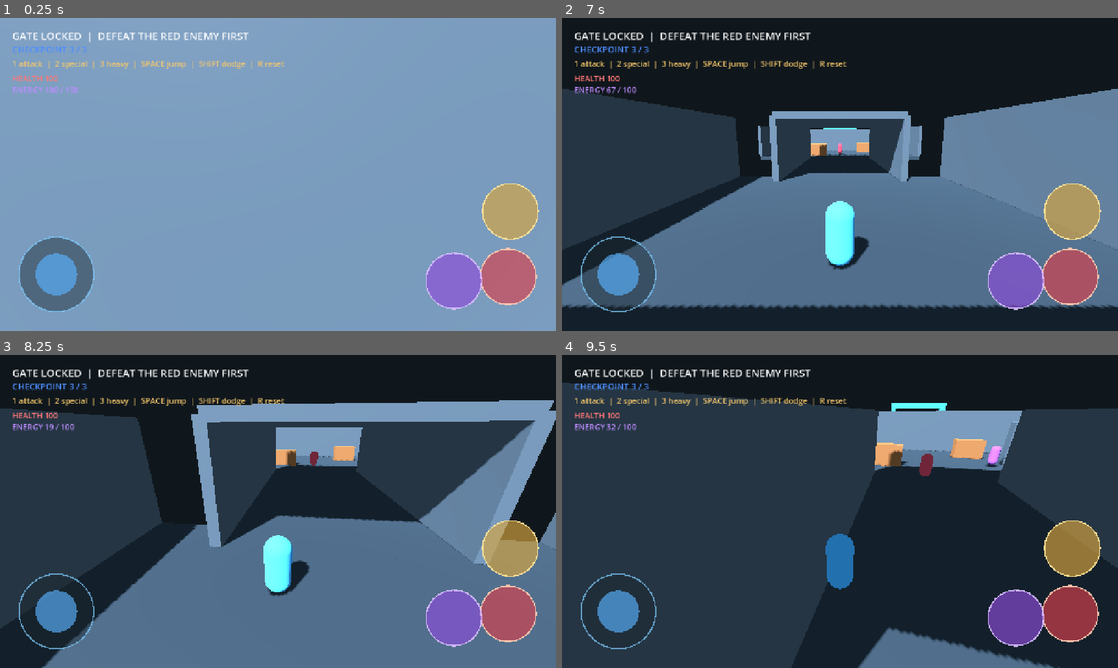
Above: before the commit, frames 1-4 (two rows, left to right).
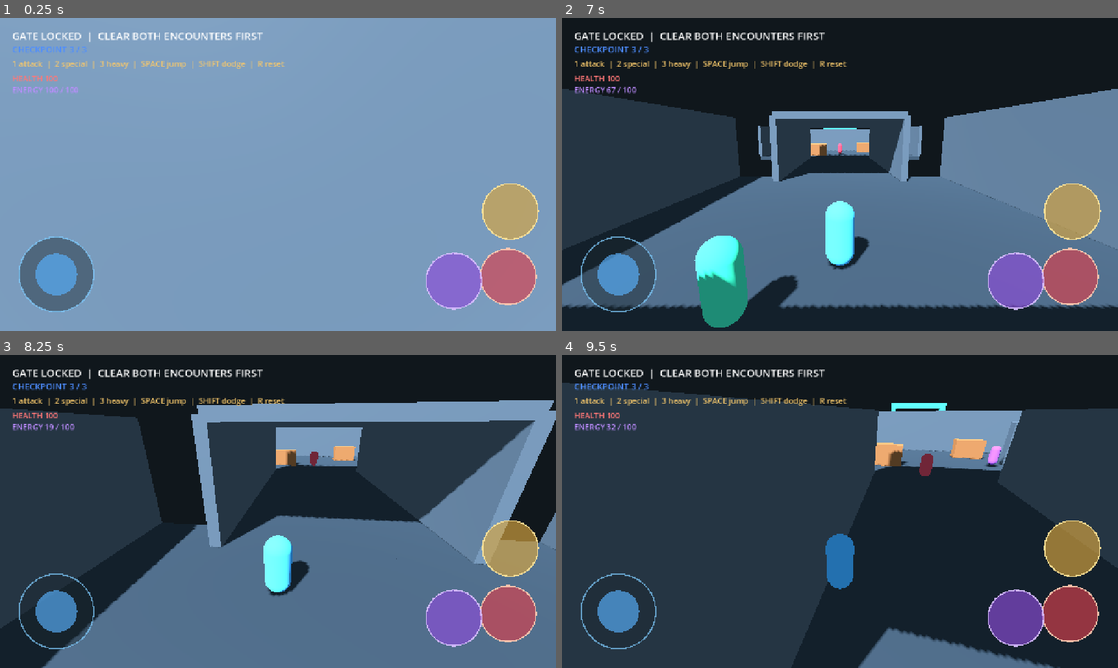
Above: after the commit, the same moments.

Repository: DJ5harma/hellscape
Game: Godot game, scene res://main.tscn
Same seed, same stepped clock (60 frames per second), same inputs: the game is played once before the commit and once after it.
Inputs (mouse positions are in pixels of both pictures, inside the frame that each line leads up to):
- Up to frame 1 (0.25 s): no input
- Up to frame 2 (7 s): tap Enter at 0.5 s; move the mouse to (867, 174) at 0.52 s; hold Up (ui_up) 0.53-5.78 s; tap 1 at 0.6, 3.05, 3.6, 6.05 s; tap Space at 0.77, 1.52, 3.02, 3.77, 4.52, 6.02, 6.77 s; tap 2 at 0.8, 1.35, 3.8, 4.35, 6.8 s; move the mouse to (812, 174) at 1.27 s; tap 3 at 1.55, 2.1, 4.55, 5.1 s; move the mouse to (851, 168) at 2.02 s; tap Shift at 2.3, 2.85, 5.3, 5.85 s; move the mouse to (834, 180) at 2.77 s; move the mouse to (878, 177) at 3.52 s; move the mouse to (795, 171) at 4.27 s; move the mouse to (845, 174) at 5.02 s; move the mouse to (817, 168) at 5.77 s; hold Right (ui_right) 5.78-6.53 s; move the mouse to (867, 174) at 6.52 s; hold Up (ui_up) from 6.53 s (still down); tap R at 6.6 s
- Up to frame 3 (8.25 s): keep holding Up (ui_up); move the mouse to (250, 511) at 7.27 s; tap 1 at 7.35 s; tap Space at 7.52 s; tap 3 at 7.55 s; move the mouse to (289, 505) at 8.02 s; tap 2 at 8.1 s
- Up to frame 4 (9.5 s): tap Shift at 8.3 s; move the mouse to (834, 517) at 8.77 s; release Up (ui_up) at 8.78 s; hold Left (ui_left) from 8.78 s (still down); tap 3 at 8.85 s; tap Space at 9.02 s; tap 1 at 9.05 s

The runs differ from the first frame. In frame 1, 0.4% of the frame differs, in the area x 17-48%, y 4-8%; in frame 2, 3.3%, in the area x 17-48%, y 4-99%; in frame 3, 0.5%; in frame 4, 0.5%.

Commit message:
player ai multiplayer support

Diff:
--- /dev/null
+++ b/ally.gd
@@ -0,0 +1,36 @@
+extends CharacterBody3D
+
+var target: CharacterBody3D
+var attack_cooldown := 0.0
+var visual: MeshInstance3D
+
+func _ready() -> void:
+	visual = get_node_or_null("MeshInstance3D")
+
+func _physics_process(delta: float) -> void:
+	if not is_instance_valid(target):
+		return
+	attack_cooldown = maxf(attack_cooldown - delta, 0.0)
+	var follow_position := target.global_position + Vector3(-2.0, 0.0, 2.0)
+	var offset := follow_position - global_position
+	offset.y = 0.0
+	if offset.length() > 1.5:
+		velocity = offset.normalized() * 4.0
+	else:
+		velocity = Vector3.ZERO
+	var nearest_enemy: Node3D
+	var nearest_distance := 9.0
+	for enemy in get_tree().get_nodes_in_group("enemies"):
+		if is_instance_valid(enemy):
+			var distance := global_position.distance_to(enemy.global_position)
+			if distance < nearest_distance:
+				nearest_enemy = enemy
+				nearest_distance = distance
+	if nearest_enemy and attack_cooldown == 0.0:
+		nearest_enemy.take_damage(1)
+		attack_cooldown = 1.2
+		if is_instance_valid(visual):
+			var tween := create_tween()
+			tween.tween_property(visual, "scale", Vector3(1.25, 1.25, 1.25), 0.08)
+			tween.tween_property(visual, "scale", Vector3.ONE, 0.12)
+	move_and_slide()
--- a/enemy.gd
+++ b/enemy.gd
@@ -3,12 +3,19 @@
 var target: CharacterBody3D
 var health := 3
 var attack_cooldown := 0.0
+var attack_windup := 0.0
+var attack_pending := false
 var speed := 2.3
+var visual: MeshInstance3D
+
+func _ready() -> void:
+	visual = get_node_or_null("MeshInstance3D")
 
 func _physics_process(delta: float) -> void:
 	if not is_instance_valid(target):
 		return
 	attack_cooldown = maxf(attack_cooldown - delta, 0.0)
+	attack_windup = maxf(attack_windup - delta, 0.0)
 	var offset := target.global_position - global_position
 	offset.y = 0.0
 	if target.is_attacking and offset.length() < 3.0 and attack_cooldown == 0.0:
@@ -20,13 +27,29 @@
 		look_at(global_position + Vector3(offset.x, 0.0, offset.z), Vector3.UP)
 	else:
 		velocity = Vector3.ZERO
-		if attack_cooldown == 0.0:
+		if attack_windup > 0.0:
+			move_and_slide()
+			return
+		if attack_pending:
+			attack_pending = false
 			target.take_damage(10)
+			if is_instance_valid(visual):
+				visual.modulate = Color.WHITE
+		elif attack_cooldown == 0.0:
+			attack_windup = 0.25
+			attack_pending = true
 			attack_cooldown = 1.0
+			if is_instance_valid(visual):
+				visual.modulate = Color("#ffdf62")
 	move_and_slide()
 
 func take_damage(amount: int) -> void:
 	health -= amount
+	get_parent().play_feedback(220.0, 0.08)
+	if is_instance_valid(visual):
+		visual.modulate = Color.WHITE
+		var tween := create_tween()
+		tween.tween_property(visual, "modulate", Color("#d84c5c"), 0.18)
 	if health <= 0:
 		get_parent().enemy_defeated()
 		queue_free()
--- a/main.gd
+++ b/main.gd
@@ -3,15 +3,18 @@
 const PLAYER_SCRIPT := preload("res://player.gd")
 const ENEMY_SCRIPT := preload("res://enemy.gd")
 const RANGED_ENEMY_SCRIPT := preload("res://ranged_enemy.gd")
+const ALLY_SCRIPT := preload("res://ally.gd")
 const MOBILE_CONTROLS_SCRIPT := preload("res://mobile_controls.gd")
 
 var status_label: Label
 var checkpoint_label: Label
 var health_label: Label
 var energy_label: Label
+var completion_label: Label
 var checkpoint := 0
 var encounter_complete := false
 var player: CharacterBody3D
+var encounter_stage := 1
 var remaining_enemies := 2
 
 var colors := {
@@ -27,6 +30,7 @@
 	_build_lighting()
 	_build_level()
 	_build_player()
+	_build_ally()
 	_build_enemy()
 	_build_ranged_enemy()
 	_build_hud()
@@ -88,11 +92,18 @@
 	add_box("ExitGateRight", Vector3(4.5, 3, -54), Vector3(1, 6, 1), colors.objective)
 	add_box("ExitGateTop", Vector3(0, 6, -54), Vector3(10, 1, 1), colors.objective)
 	add_box("LockedGate", Vector3(0, 2.5, -50), Vector3(8, 5, 0.5), colors.hazard)
+	add_box("SecondFloor", Vector3(0, -0.25, -66), Vector3(18, 0.5, 22), colors.floor)
+	add_box("SecondLeftWall", Vector3(-9, 2.5, -66), Vector3(0.5, 5, 22), colors.wall)
+	add_box("SecondRightWall", Vector3(9, 2.5, -66), Vector3(0.5, 5, 22), colors.wall)
+	add_box("SecondFarWall", Vector3(0, 2.5, -77), Vector3(18, 5, 0.5), colors.wall)
+	add_box("SecondCoverA", Vector3(-5, 1, -62), Vector3(3, 2, 1.5), colors.cover)
+	add_box("SecondCoverB", Vector3(5, 1, -70), Vector3(3, 2, 1.5), colors.cover)
+	add_box("FinalGate", Vector3(0, 2.5, -73), Vector3(8, 5, 0.5), colors.hazard)
 
 	_add_checkpoint(Vector3(0, 0.2, -8), 1)
 	_add_checkpoint(Vector3(0, 0.2, -25), 2)
 	_add_checkpoint(Vector3(0, 0.2, -45), 3)
-	_add_exit_trigger(Vector3(0, 1.5, -53))
+	_add_exit_trigger(Vector3(0, 1.5, -78))
 
 func add_box(box_name: String, position: Vector3, size: Vector3, color: Color) -> void:
 	var body := StaticBody3D.new()
@@ -137,9 +148,35 @@
 	add_child(player)
 
 func _build_enemy() -> void:
+	_spawn_melee_enemy("TrainingEnemy", Vector3(0, 1.1, -31))
+
+func _build_ally() -> void:
+	var ally := CharacterBody3D.new()
+	ally.name = "Companion"
+	ally.position = Vector3(-2.0, 1.1, 5.5)
+	ally.set_script(ALLY_SCRIPT)
+	ally.target = player
+	var mesh_instance := MeshInstance3D.new()
+	var capsule_mesh := CapsuleMesh.new()
+	capsule_mesh.height = 1.6
+	capsule_mesh.radius = 0.35
+	mesh_instance.mesh = capsule_mesh
+	var material := StandardMaterial3D.new()
+	material.albedo_color = Color("#4de0aa")
+	capsule_mesh.material = material
+	ally.add_child(mesh_instance)
+	var collision := CollisionShape3D.new()
+	var capsule_shape := CapsuleShape3D.new()
+	capsule_shape.height = 1.6
+	capsule_shape.radius = 0.35
+	collision.shape = capsule_shape
+	ally.add_child(collision)
+	add_child(ally)
+
+func _spawn_melee_enemy(enemy_name: String, spawn_position: Vector3) -> void:
 	var enemy := CharacterBody3D.new()
-	enemy.name = "TrainingEnemy"
-	enemy.position = Vector3(0, 1.1, -31)
+	enemy.name = enemy_name
+	enemy.position = spawn_position
 	enemy.set_script(ENEMY_SCRIPT)
 	enemy.target = player
 	enemy.add_to_group("enemies")
@@ -161,9 +198,12 @@
 	add_child(enemy)
 
 func _build_ranged_enemy() -> void:
+	_spawn_ranged_enemy("RangedEnemy", Vector3(8, 1.1, -35))
+
+func _spawn_ranged_enemy(enemy_name: String, spawn_position: Vector3) -> void:
 	var enemy := CharacterBody3D.new()
-	enemy.name = "RangedEnemy"
-	enemy.position = Vector3(8, 1.1, -35)
+	enemy.name = enemy_name
+	enemy.position = spawn_position
 	enemy.set_script(RANGED_ENEMY_SCRIPT)
 	enemy.target = player
 	enemy.add_to_group("enemies")
@@ -220,7 +260,7 @@
 	checkpoint_label.position = Vector2(28, 58)
 	checkpoint_label.add_theme_color_override("font_color", colors.checkpoint)
 	checkpoint_label.add_theme_font_size_override("font_size", 20)
-	checkpoint_label.text = "CHECKPOINT 0 / 3"
+	checkpoint_label.text = "CHECKPOINT 0 / 4"
 	layer.add_child(checkpoint_label)
 	var help_label := Label.new()
 	help_label.position = Vector2(28, 92)
@@ -238,6 +278,13 @@
 	energy_label.add_theme_color_override("font_color", Color("#bd8cff"))
 	energy_label.add_theme_font_size_override("font_size", 18)
 	layer.add_child(energy_label)
+	completion_label = Label.new()
+	completion_label.position = Vector2(420, 300)
+	completion_label.add_theme_font_size_override("font_size", 38)
+	completion_label.add_theme_color_override("font_color", colors.objective)
+	completion_label.text = "LEVEL COMPLETE\nPress R to replay"
+	completion_label.visible = false
+	layer.add_child(completion_label)
 
 func _build_mobile_controls() -> void:
 	var layer := CanvasLayer.new()
@@ -264,17 +311,51 @@
 	if encounter_complete:
 		status_label.text = "EXTRACTION REACHED  |  GRAYBOX COMPLETE"
 		status_label.add_theme_color_override("font_color", colors.objective)
+		completion_label.visible = true
 	else:
-		status_label.text = "GATE LOCKED  |  DEFEAT THE RED ENEMY FIRST"
+		status_label.text = "GATE LOCKED  |  CLEAR BOTH ENCOUNTERS FIRST"
 
 func enemy_defeated() -> void:
 	remaining_enemies -= 1
-	if remaining_enemies <= 0:
-		encounter_complete = true
-		status_label.text = "AREA CLEAR  |  EXTRACTION GATE UNLOCKED"
-		status_label.add_theme_color_override("font_color", colors.objective)
+	if remaining_enemies > 0:
+		status_label.text = "ENEMY DEFEATED  |  %d REMAINING" % remaining_enemies
+		return
+	if encounter_stage == 1:
+		encounter_stage = 2
+		remaining_enemies = 2
+		checkpoint = 4
+		player.respawn_position = Vector3(0, 1.1, -56)
+		checkpoint_label.text = "CHECKPOINT 4 / 4"
+		status_label.text = "FIRST AREA CLEAR  |  SECOND ENCOUNTER STARTING"
 		var locked_gate := get_node_or_null("LockedGate")
 		if locked_gate:
 			locked_gate.queue_free()
-	else:
-		status_label.text = "ENEMY DEFEATED  |  %d REMAINING" % remaining_enemies
+		_spawn_melee_enemy("SecondMelee", Vector3(-4, 1.1, -66))
+		_spawn_ranged_enemy("SecondRanged", Vector3(5, 1.1, -70))
+	elif encounter_stage == 2:
+		encounter_complete = true
+		status_label.text = "ALL AREAS CLEAR  |  FINAL GATE UNLOCKED"
+		status_label.add_theme_color_override("font_color", colors.objective)
+		var final_gate := get_node_or_null("FinalGate")
+		if final_gate:
+			final_gate.queue_free()
+
+func play_feedback(frequency: float, duration: float) -> void:
+	var stream := AudioStreamWAV.new()
+	stream.format = AudioStreamWAV.FORMAT_16_BITS
+	stream.mix_rate = 22050
+	stream.stereo = false
+	var samples := PackedByteArray()
+	var sample_count := int(stream.mix_rate * duration)
+	for index in sample_count:
+		var envelope := 1.0 - (float(index) / float(sample_count))
+		var sample := int(sin(float(index) * TAU * frequency / stream.mix_rate) * 11000.0 * envelope)
+		samples.append(sample & 255)
+		samples.append((sample >> 8) & 255)
+	stream.data = samples
+	var player_audio := AudioStreamPlayer.new()
+	player_audio.stream = stream
+	player_audio.volume_db = -12.0
+	add_child(player_audio)
+	player_audio.finished.connect(player_audio.queue_free)
+	player_audio.play()
--- a/player.gd
+++ b/player.gd
@@ -8,6 +8,7 @@
 
 var camera_pivot: Node3D
 var camera: Camera3D
+var visual: MeshInstance3D
 var yaw := 0.0
 var pitch := -0.22
 var health := 100
@@ -31,6 +32,7 @@
 	camera_pivot.add_child(camera)
 	camera.current = true
 	respawn_position = global_position
+	visual = get_node_or_null("MeshInstance3D")
 
 func _unhandled_input(event: InputEvent) -> void:
 	if event is InputEventMouseMotion and Input.mouse_mode == Input.MOUSE_MODE_CAPTURED:
@@ -43,8 +45,7 @@
 	elif event is InputEventMouseButton and event.pressed:
 		Input.mouse_mode = Input.MOUSE_MODE_CAPTURED
 	elif event is InputEventKey and event.pressed and event.keycode == KEY_1:
-		attack_timer = 0.25
-		is_attacking = true
+		basic_attack()
 	elif event is InputEventKey and event.pressed and event.keycode == KEY_2:
 		use_special()
 	elif event is InputEventKey and event.pressed and event.keycode == KEY_3:
@@ -66,13 +67,18 @@
 	camera_pivot.rotation.x = pitch
 
 func mobile_attack() -> void:
+	basic_attack()
+
+func basic_attack() -> void:
 	attack_timer = 0.25
 	is_attacking = true
+	_play_action_animation(Color("#8ed8ff"), 1.2)
 
 func use_special() -> void:
 	if energy < 35.0:
 		return
 	energy -= 35.0
+	_play_action_animation(Color("#cf9aff"), 1.35)
 	for enemy in get_tree().get_nodes_in_group("enemies"):
 		if is_instance_valid(enemy) and global_position.distance_to(enemy.global_position) < 5.0:
 			enemy.take_damage(2)
@@ -83,6 +89,7 @@
 	energy -= 60.0
 	attack_timer = 0.4
 	is_attacking = true
+	_play_action_animation(Color("#ffd36b"), 1.5)
 	for enemy in get_tree().get_nodes_in_group("enemies"):
 		if is_instance_valid(enemy) and global_position.distance_to(enemy.global_position) < 7.0:
 			enemy.take_damage(3)
@@ -101,6 +108,17 @@
 	if mobile_move.length() > 0.05:
 		dodge_direction = (transform.basis * Vector3(mobile_move.x, 0.0, mobile_move.y)).normalized()
 	velocity = dodge_direction * 13.0
+	_play_action_animation(Color("#fff0a1"), 0.8)
+
+func _play_action_animation(action_color: Color, scale_amount: float) -> void:
+	if not is_instance_valid(visual):
+		return
+	visual.modulate = action_color
+	var tween := create_tween()
+	tween.set_parallel(true)
+	tween.tween_property(visual, "scale", Vector3(scale_amount, 2.0 - scale_amount * 0.4, scale_amount), 0.08)
+	tween.tween_property(visual, "modulate", Color.WHITE, 0.22)
+	tween.chain().tween_property(visual, "scale", Vector3.ONE, 0.12)
 
 func mobile_special() -> void:
 	use_special()
@@ -146,6 +164,8 @@
 func take_damage(amount: int) -> void:
 	if invulnerability_timer > 0.0:
 		return
+	get_parent().play_feedback(110.0, 0.12)
+	_play_action_animation(Color("#ff6464"), 0.85)
 	health -= amount
 	if health <= 0:
 		global_position = respawn_position
--- a/ranged_enemy.gd
+++ b/ranged_enemy.gd
@@ -6,6 +6,10 @@
 var health := 4
 var shot_cooldown := 1.0
 var hit_cooldown := 0.0
+var visual: MeshInstance3D
+
+func _ready() -> void:
+	visual = get_node_or_null("MeshInstance3D")
 
 func _physics_process(delta: float) -> void:
 	if not is_instance_valid(target):
@@ -27,6 +31,8 @@
 	if offset.length() < 20.0:
 		look_at(global_position + Vector3(offset.x, 0.0, offset.z), Vector3.UP)
 		if shot_cooldown == 0.0:
+			if is_instance_valid(visual):
+				visual.modulate = Color("#ffdf62")
 			_shoot()
 			shot_cooldown = 2.0
 	move_and_slide()
@@ -50,9 +56,17 @@
 	sphere.material = material
 	projectile.add_child(mesh)
 	get_parent().add_child(projectile)
+	if is_instance_valid(visual):
+		var tween := create_tween()
+		tween.tween_property(visual, "modulate", Color("#a65de0"), 0.2)
 
 func take_damage(amount: int) -> void:
 	health -= amount
+	get_parent().play_feedback(420.0, 0.08)
+	if is_instance_valid(visual):
+		visual.modulate = Color.WHITE
+		var tween := create_tween()
+		tween.tween_property(visual, "modulate", Color("#a65de0"), 0.18)
 	if health <= 0:
 		get_parent().enemy_defeated()
 		queue_free()
